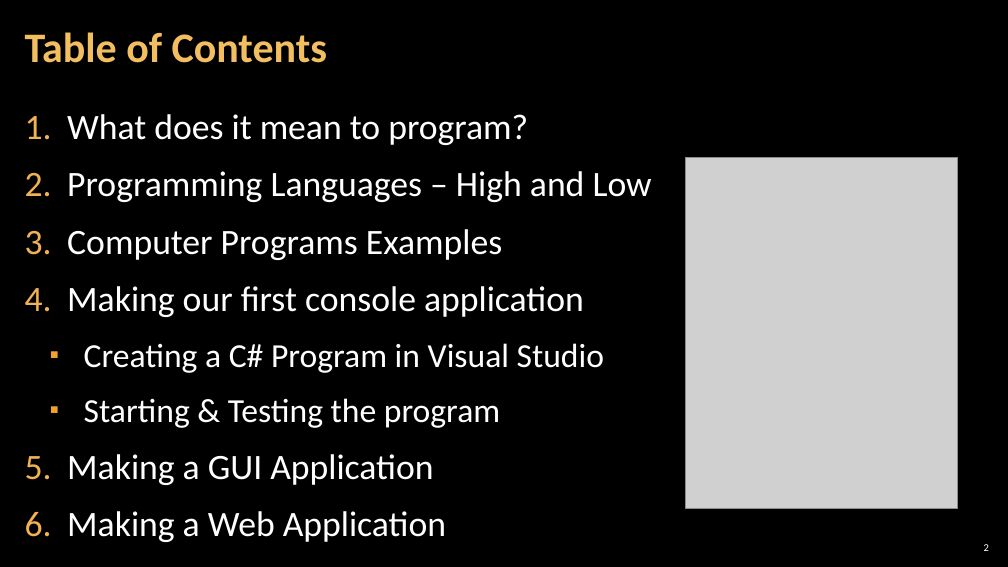
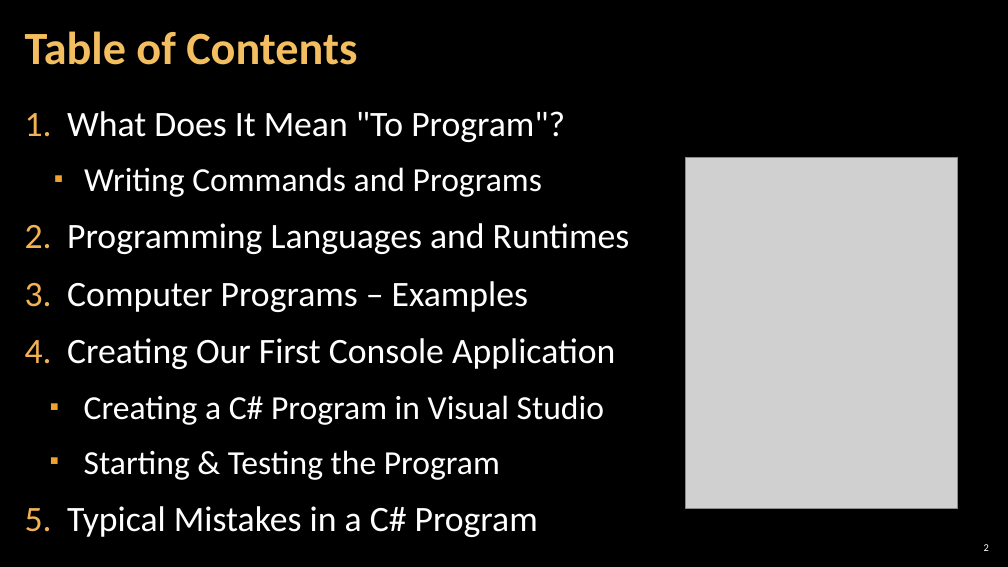
Before and after one commit to SoftUni/Programming-Basics-Book-CSharp-EN, a slide deck: slide 2 of resources/Presentation-Slides/Chapter-1-Into-Programming/01.Chapter-Overview.pptx. Drawn at 1008x567 pixels with LibreOffice and Linux fonts; fonts in the diff are those of the drawing; grey boxes stand for pictures; background and template pictures are left out. Boxes give left, top, right and bottom in pixels: in the first picture for what was removed or moved away, otherwise in the second. Text is boxed around its words. In the diff, an @@ line names an element or a change of style, - is before the commit and + after.

Commit message:
improved the slides

```diff
--- a/resources/Presentation-Slides/Chapter-1-Into-Programming/01.Chapter-Overview.pptx
+++ b/resources/Presentation-Slides/Chapter-1-Into-Programming/01.Chapter-Overview.pptx
@@ title "Table of Contents" at [25, 31, 357, 65]: size 40 to 44 pt @@
@@ text at [67, 111, 630, 369]: text changed @@
-1. What does it mean to program?
-2. Programming Languages – High and Low
-3. Computer Programs Examples
-4. Making our first console application
+1. What Does It Mean "To Program"?
+  ▪ Writing Commands and Programs
+2. Programming Languages and Runtimes
+3. Computer Programs – Examples
+4. Creating Our First Console Application
@@ text at [67, 450, 538, 537]: text changed @@
-  ▪ Starting & Testing the program
-5. Making a GUI Application
-6. Making a Web Application
+  ▪ Starting & Testing the Program
+5. Typical Mistakes in a C# Program
```
Also in this commit, not shown: 2 other slides changed, 12 other files.
